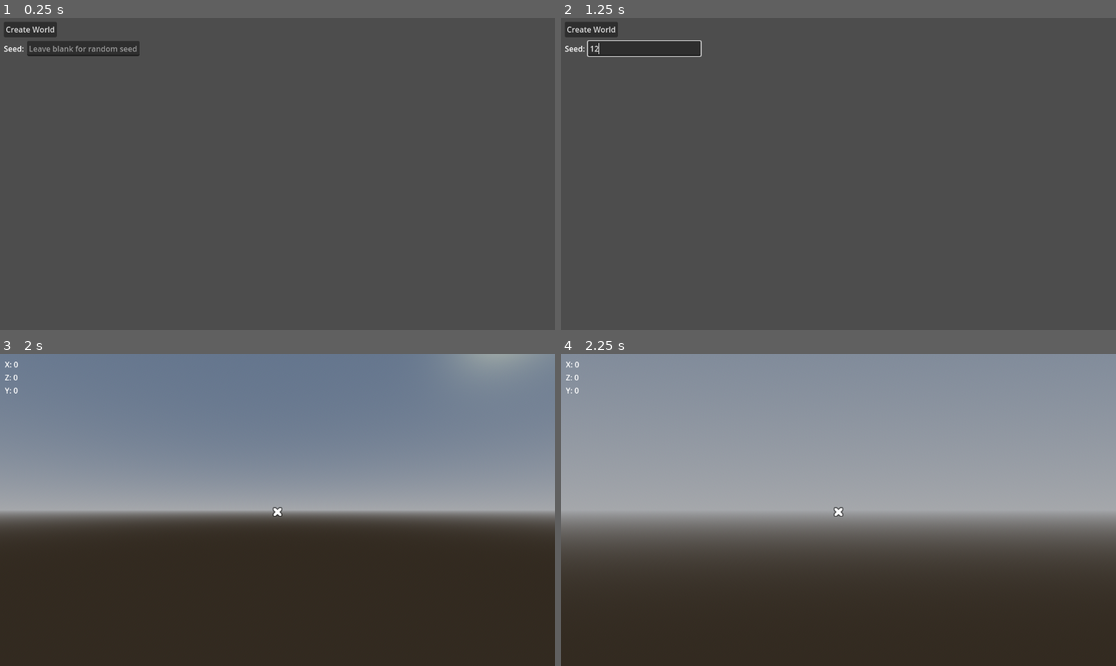
Above: before the commit, frames 1-4 (two rows, left to right).
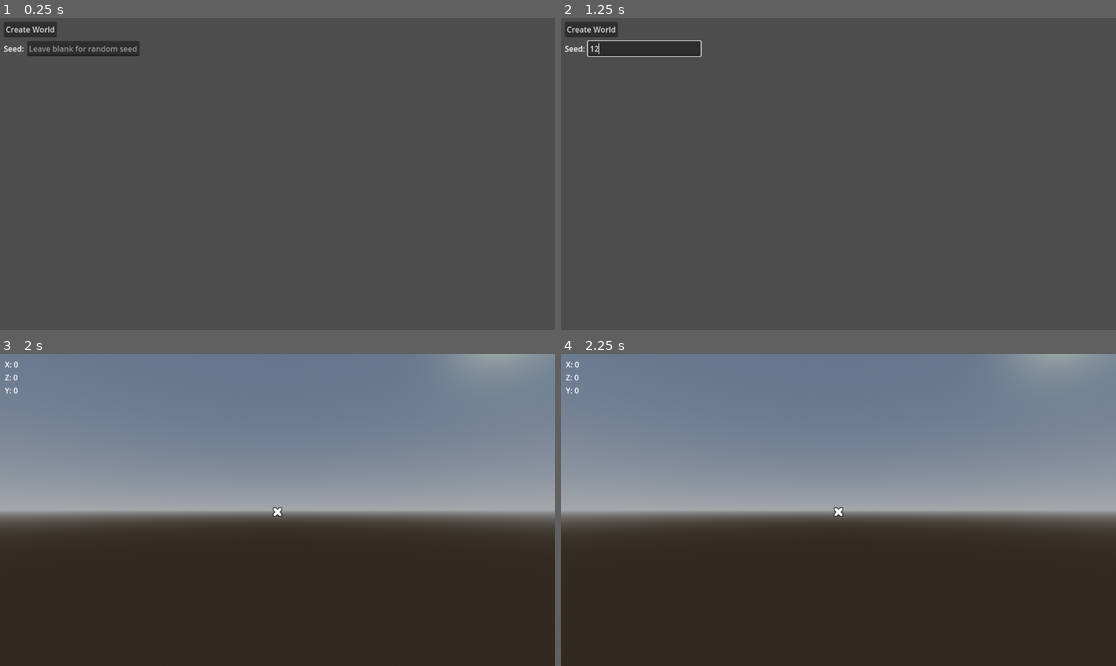
Above: after the commit, the same moments.

Repository: Nathan3-14/noise
Game: Godot game, scene res://world.tscn
Same seed, same stepped clock (60 frames per second), same inputs: the game is played once before the commit and once after it.
Inputs (mouse positions are in pixels of both pictures, inside the frame that each line leads up to):
- Up to frame 1 (0.25 s): no input
- Up to frame 2 (1.25 s): click (644, 49) at 0.52 s; type "12" at 0.6 s
- Up to frame 3 (2 s): click "Create World" at 1.25 s
- Up to frame 4 (2.25 s): tap Enter (ui_accept) at 2 s; move the mouse to (960, 494) at 2.02 s; hold D (right) from 2.03 s (still down); hold Right mouse button (ads) from 2.03 s (still down)

Frames 1-3 are identical in both runs. In frame 4, 40% of the frame differs, in the area x 0-100%, y 0-67%.

Commit message:
Fixed bug

Diff:
--- a/player.gd
+++ b/player.gd
@@ -47,14 +47,14 @@
 		else:
 			Input.set_mouse_mode(Input.MOUSE_MODE_VISIBLE)
 
-	if Input.is_action_pressed("ads"):
+	if Input.is_action_pressed("ads") and cap_mouse:
 		camera.fov = move_toward(camera.fov, 20, 10)
 		camera_sense = 10
 	else:
 		camera.fov = move_toward(camera.fov, 70, 10)
 		camera_sense = 40
 
-	if Input.is_action_just_pressed("attack"):
+	if Input.is_action_just_pressed("attack") and cap_mouse:
 		if raycast.is_colliding():
 			var collider = raycast.get_collider()
 			get_parent().world_array[collider.position.x][collider.position.y][collider.position.z] = 0
Not shown, changed: game/noise.exe
